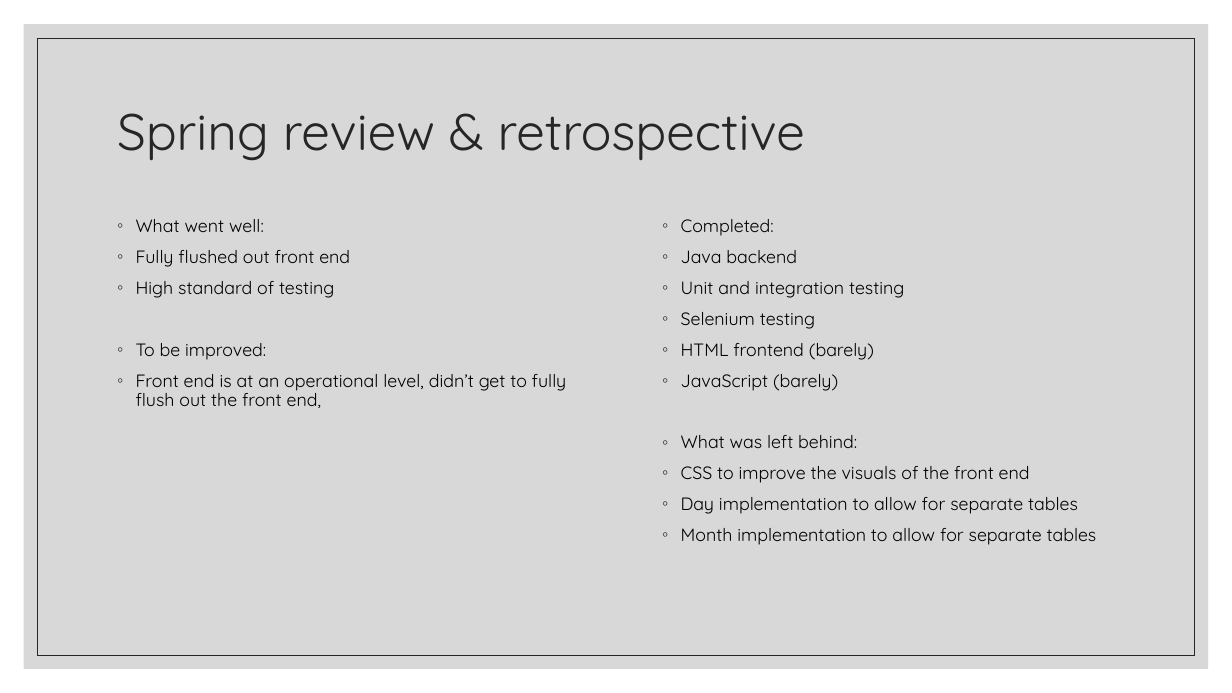
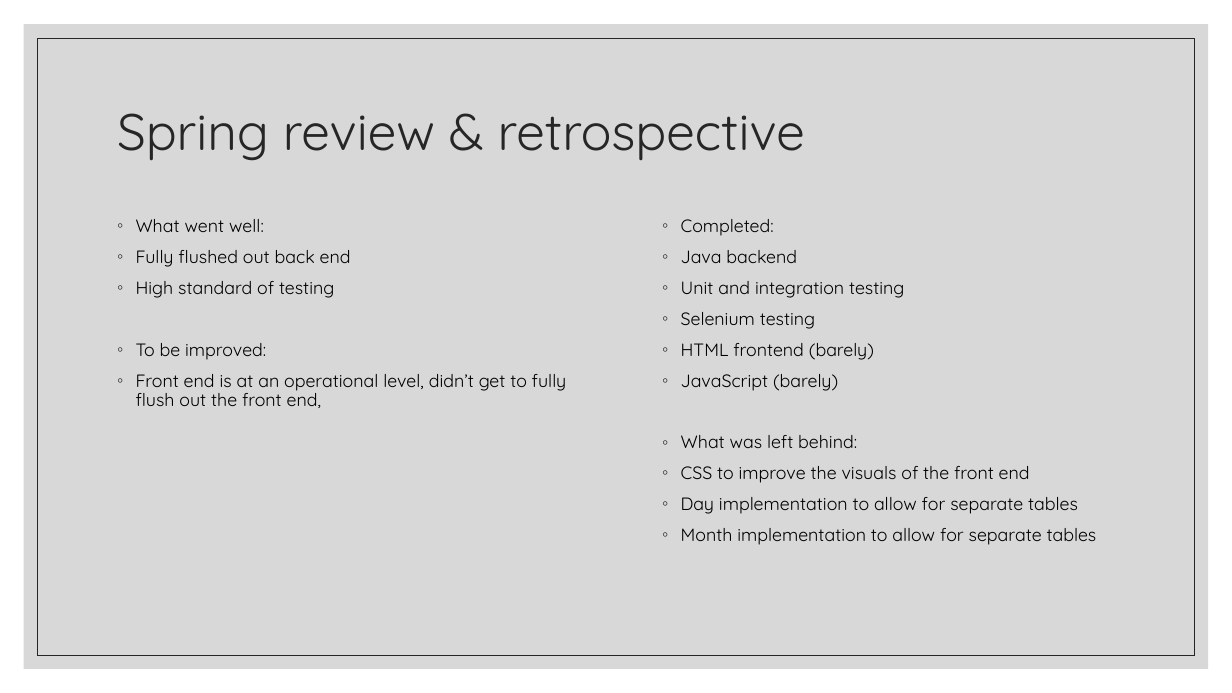
Before and after one commit to LukeEdwards1261/CalenderToDo, a slide deck: slide 8 of To Do List Web Application.pptx. Drawn at 1232x693 pixels with LibreOffice and Linux fonts; fonts in the diff are those of the drawing. Boxes give left, top, right and bottom in pixels: in the first picture for what was removed or moved away, otherwise in the second. Text is boxed around its words. In the diff, an @@ line names an element or a change of style, - is before the commit and + after.

```diff
--- a/To Do List Web Application.pptx
+++ b/To Do List Web Application.pptx
@@ text at box(136, 250, 351, 267): text changed @@
-◦ Fully flushed out front end
+◦ Fully flushed out back end
```
Also in this commit, not shown: 1 other slide changed.
